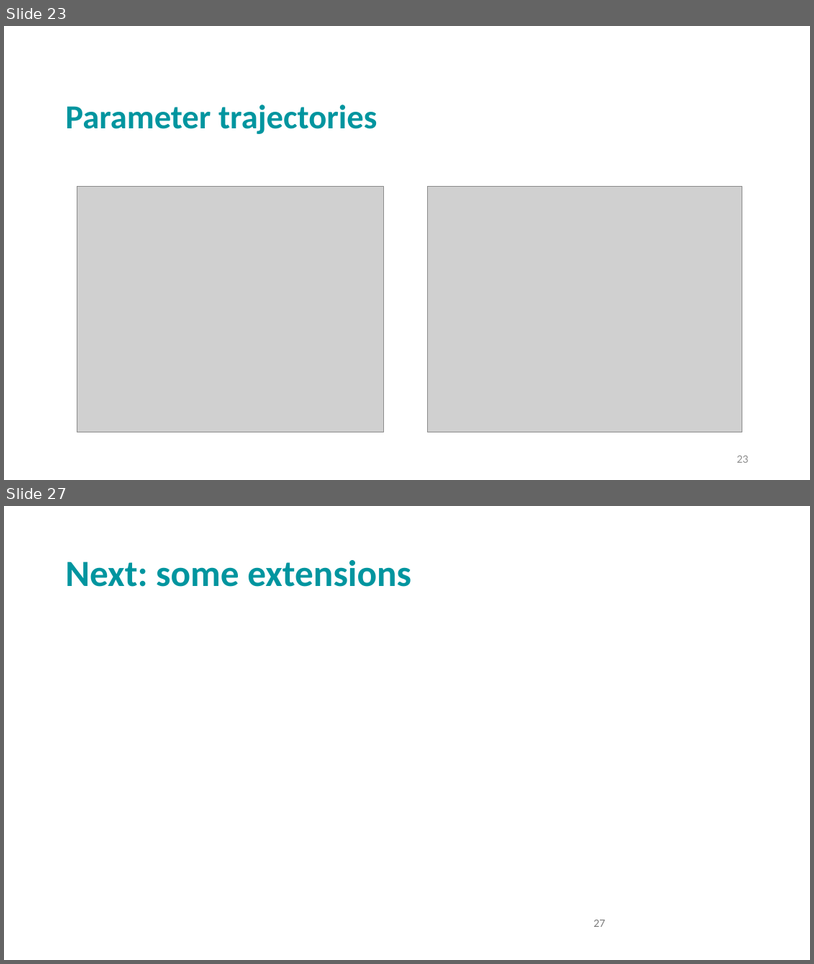
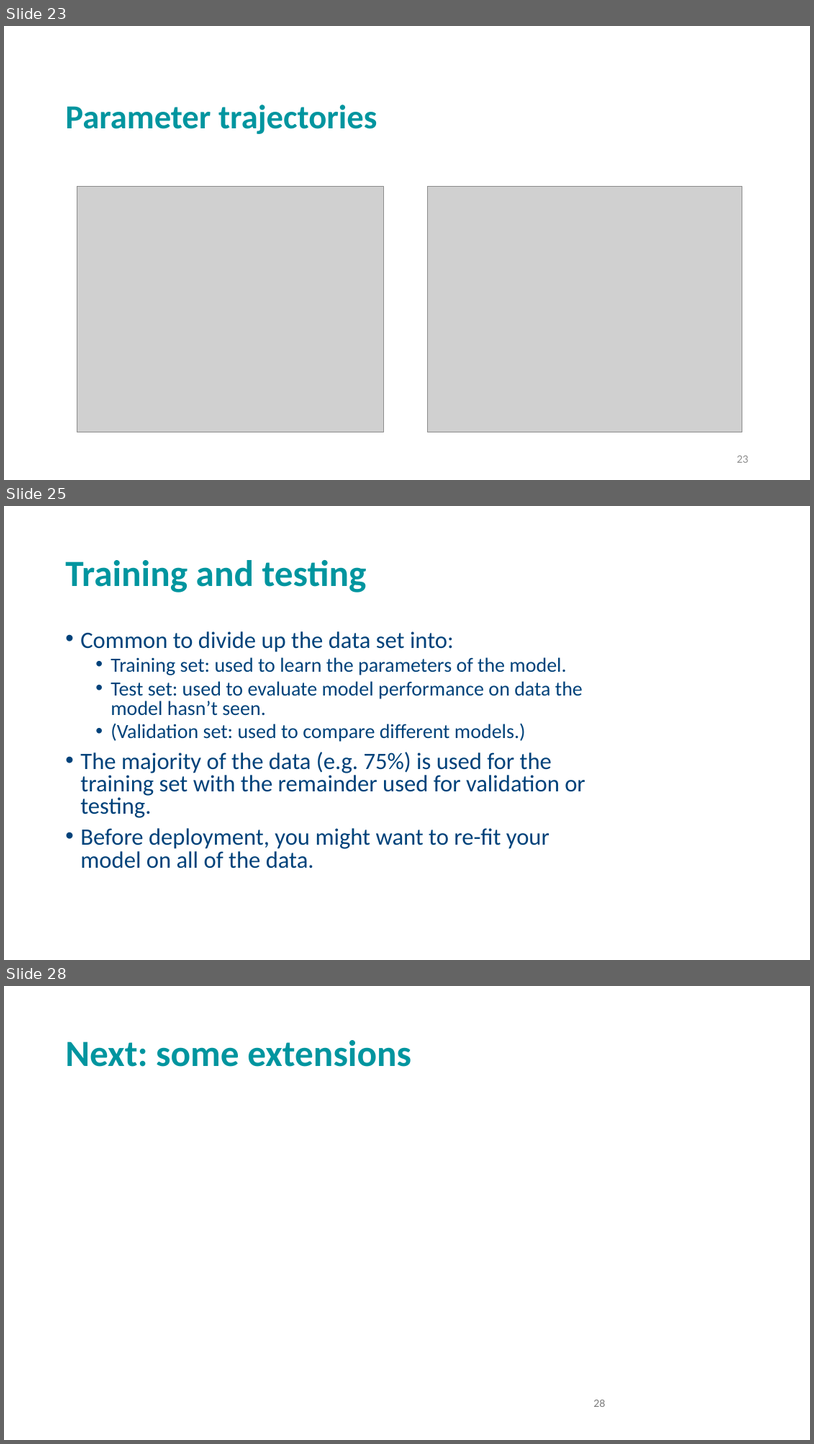
Before and after one commit to andrewcparnell/STAT41130, a slide deck: slides/day 1/D1C1_LR_NNs.pptx. Shown one above the other, each under a label of ours: slides 23 and 27 before the commit, slides 23, 25 and 28 after it; the slides between them are not shown. The pictures are 814x964 and 814x1444 pixels, drawn with LibreOffice and Linux fonts; fonts in the diff are those of the drawing; grey boxes stand for pictures; background and template pictures are left out. Boxes give left, top, right and bottom in pixels: in the first picture for what was removed or moved away, otherwise in the second. Text is boxed around its words. In the diff, an @@ line names an element or a change of style, - is before the commit and + after.

```diff
--- a/slides/day 1/D1C1_LR_NNs.pptx
+++ b/slides/day 1/D1C1_LR_NNs.pptx
@@ slide 25 added at (4,506,810,960), background picture (left out) @@
@@ title added at (65,560,367,592), 44 pt, text #00959F, bold @@
+Training and testing
@@ text added at (80,631,586,868), 28 pt, text #00427A @@
+• Common to divide up the data set into:
+  • Training set: used to learn the parameters of the model.
+  • Test set: used to evaluate model performance on data the model hasn’t seen.
+  • (Validation set: used to compare different models.)
+• The majority of the data (e.g. 75%) is used for the training set with the remainder used for validation or testing.
+• Before deployment, you might want to re-fit your model on all of the data.
@@ what was slide 27 is now slide 28 @@
@@ page number at (594,1399,605,1406): text changed @@
-27
+28
```
Also in this commit, not shown: 10 slides changed, 1 other file.
